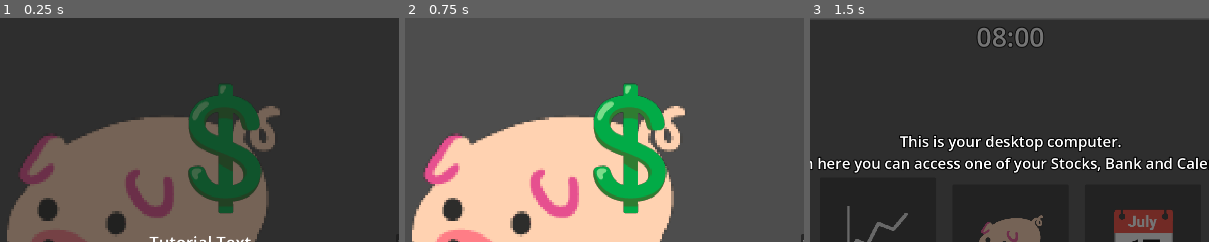
Above: before the commit, frames 1-3 (left to right).
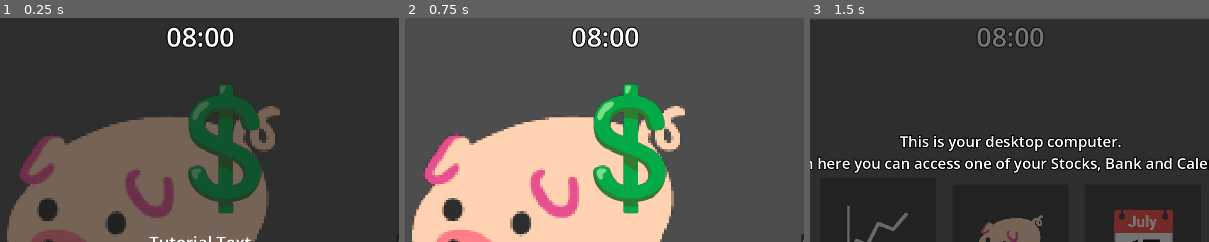
Above: after the commit, the same moments.

Repository: ThyGram/Eksamensprojekt-DDU
Game: Godot game, scene res://MainGame/Computer/computer_bank.tscn
The game is run twice, just before and just after one commit, with the same random seed, the same clock (stepped at 60 frames per second) and the same inputs. This scene is started directly instead of the project's main scene.
Inputs (mouse positions are % of the whole screen's width and height, from its top left):
- Up to frame 1 (0.25 s): no input
- Up to frame 2 (0.75 s): click (82, 50) at 0.52 s; type "12" at 0.6 s
- Up to frame 3 (1.5 s): click "Return" at 1.25 s
The pictures show only the part of the screen within x 25-75%, y 0-50%; the shares and areas given below are measured in that part.

The runs differ from the first frame. In frame 1, 0.9% of the frame differs, in the area x 41-59%, y 4-14%; in frame 2, 1.1%; in frame 3, nothing differs.
Error before the commit: Invalid assignment of property or key 'text' with value of type 'String' on a base object of type 'null instance'. (res://MainGame/Computer/computer_bank.gd:68)

Commit message:
Day fix and gametimer in bank fix

Diff:
--- a/GodotGame/MainGame/Computer/computer_bank.tscn
+++ b/GodotGame/MainGame/Computer/computer_bank.tscn
@@ -243,6 +243,22 @@
 horizontal_alignment = 1
 vertical_alignment = 1
 
+[node name="GameTimer" type="Label" parent="."]
+top_level = true
+z_index = 2
+layout_mode = 1
+anchors_preset = 5
+anchor_left = 0.5
+anchor_right = 0.5
+offset_left = -65.0
+offset_right = 65.0
+offset_bottom = 69.0
+grow_horizontal = 2
+theme_override_colors/font_outline_color = Color(0, 0, 0, 1)
+theme_override_constants/outline_size = 10
+theme_override_font_sizes/font_size = 64
+text = "08:00"
+
 [connection signal="pressed" from="Transfer In" to="." method="_on_transfer_pressed"]
 [connection signal="pressed" from="Transfer In" to="." method="_on_transfer_in_pressed"]
 [connection signal="pressed" from="Transfer Out" to="." method="_on_transfer_out_pressed"]
--- a/GodotGame/MainGame/main_game_bedroom.gd
+++ b/GodotGame/MainGame/main_game_bedroom.gd
@@ -32,7 +32,10 @@
 		$"SHARK IS HERE".visible = true
 
 func NewDay():
-	if (storage.Day < 11):
+	if (storage.Day == 5):
+		storage.Day += 3
+		get_tree().change_scene_to_file("res://switch_screen.tscn")
+	elif (storage.Day < 11):
 		storage.Day += 1
 		get_tree().change_scene_to_file("res://switch_screen.tscn")
 
